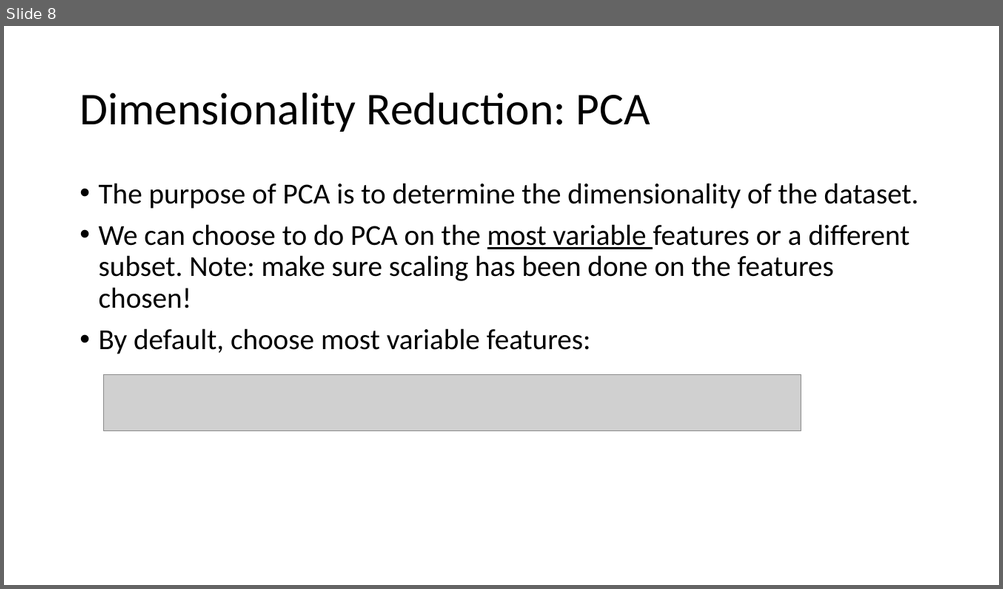
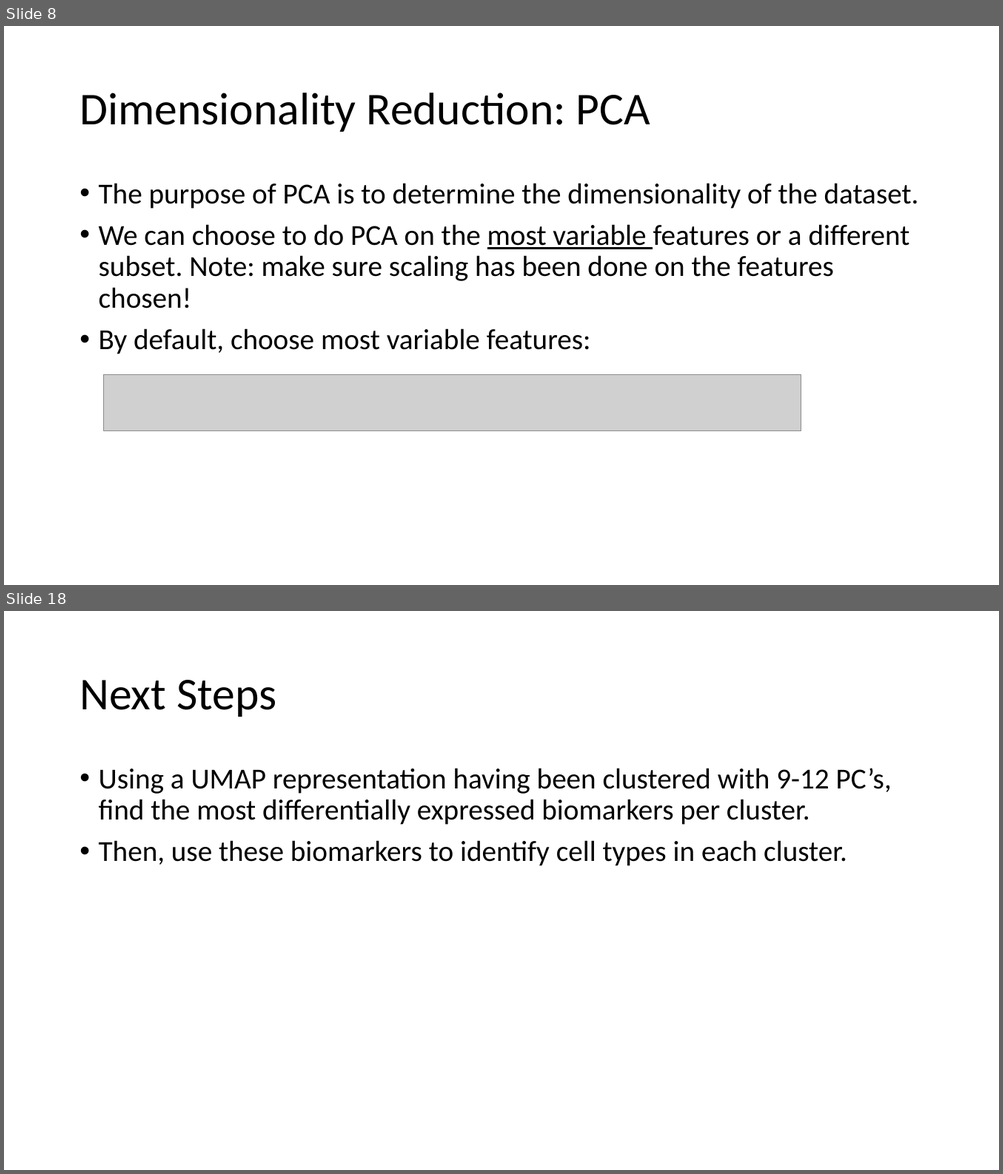
Before and after one commit to AnsgarJordan/scRNAseq, a slide deck: dataPipelineProcess.pptx. Shown one above the other, each under a label of ours: slide 8 before the commit, slides 8 and 18 after it; the slides between them are not shown. The pictures are 1003x589 and 1003x1174 pixels, drawn with LibreOffice and Linux fonts; fonts in the diff are those of the drawing; grey boxes stand for pictures. Boxes give left, top, right and bottom in pixels: in the first picture for what was removed or moved away, otherwise in the second. Text is boxed around its words. In the diff, an @@ line names an element or a change of style, - is before the commit and + after.

```diff
--- a/dataPipelineProcess.pptx
+++ b/dataPipelineProcess.pptx
@@ slide 18 added at bbox=[4, 611, 999, 1170], background #FFFFFF @@
@@ title added at bbox=[79, 680, 276, 717], 44 pt, text #000000 @@
+Next Steps
@@ text added at bbox=[99, 768, 891, 866], 28 pt, text #000000 @@
+• Using a UMAP representation having been clustered with 9-12 PC’s, find the most differentially expressed biomarkers per cluster.
+• Then, use these biomarkers to identify cell types in each cluster.
```
Also in this commit, not shown: 4 slides changed, 6 other slides added, 2 other files.
